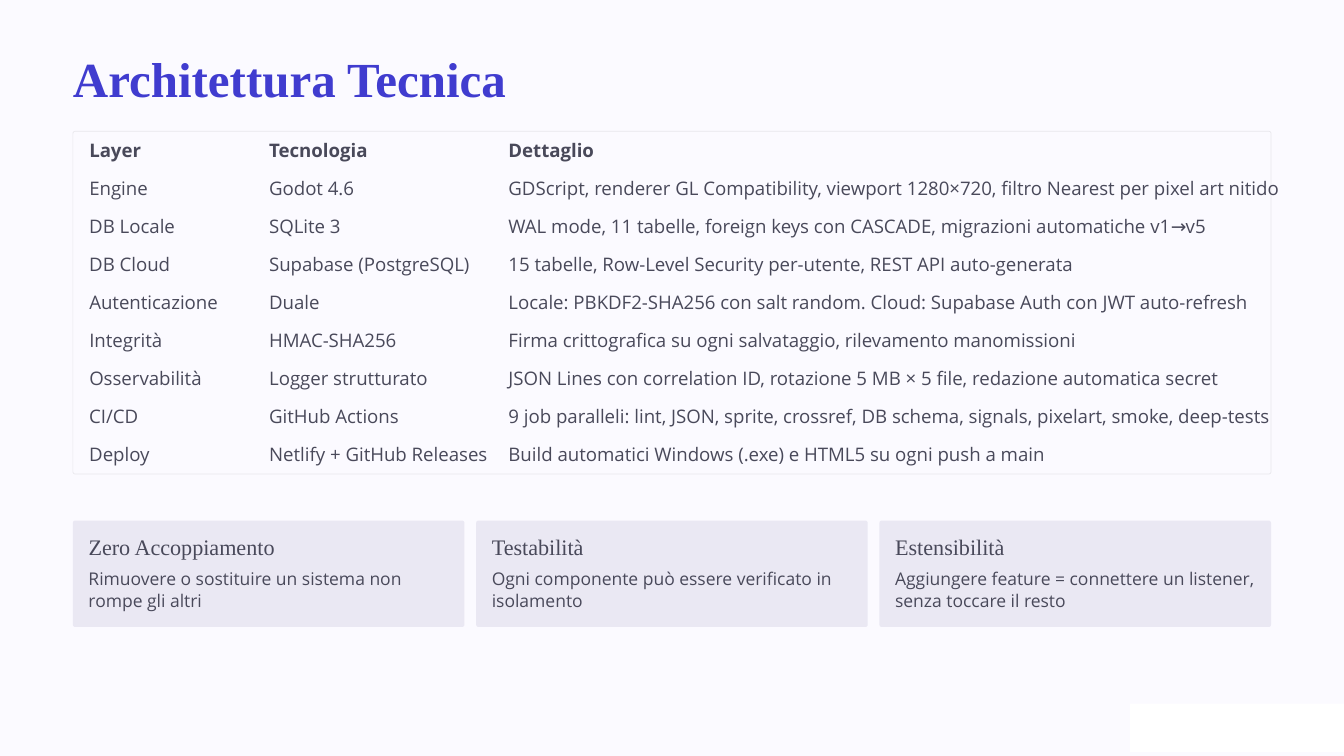
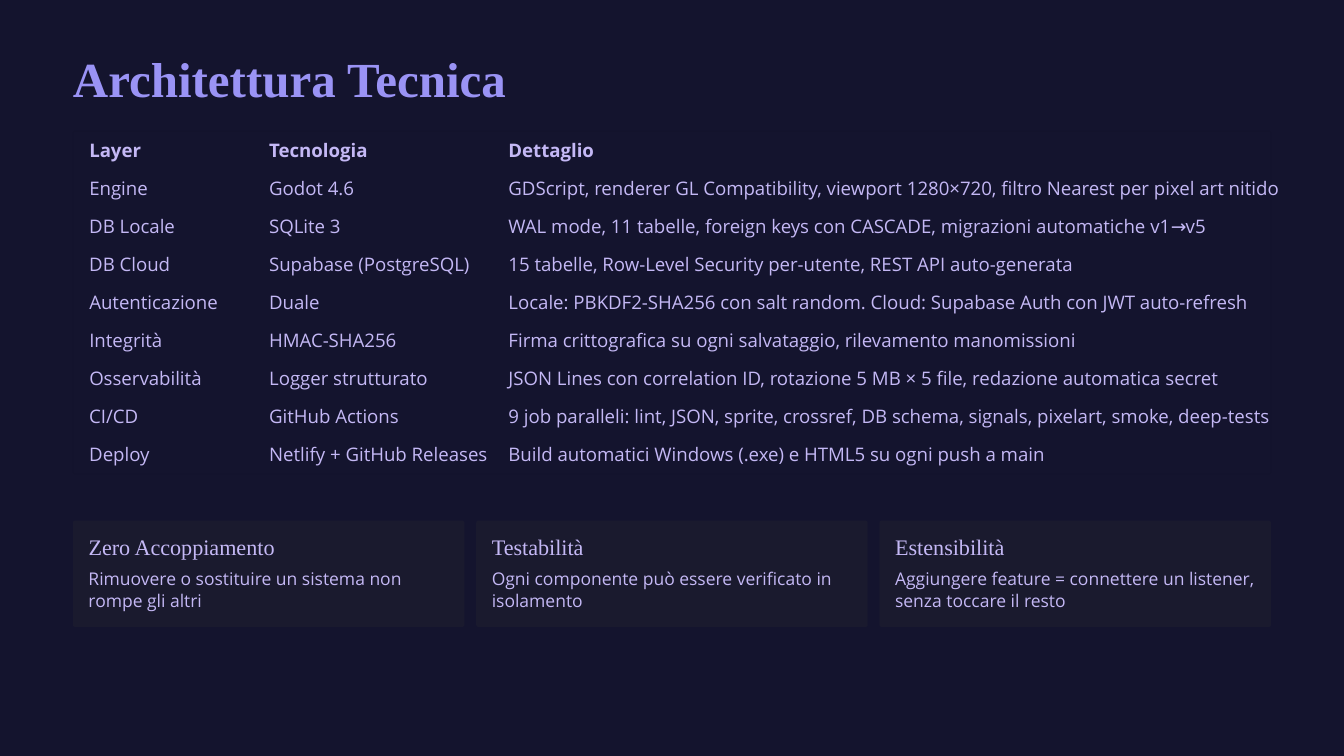
Before and after one commit to renanaugustomacena-ux/Projectwork-IFTS-Private, a slide deck: slide 8 of finale.pptx (slide 7 before the commit). Drawn at 1344x756 pixels with LibreOffice and Linux fonts; fonts in the diff are those of the drawing; background and template pictures are left out. Boxes give left, top, right and bottom in pixels: in the first picture for what was removed or moved away, otherwise in the second. Text is boxed around its words. In the diff, an @@ line names an element or a change of style, - is before the commit and + after.

```diff
--- a/finale.pptx
+++ b/finale.pptx
@@ background #000000 to #0B0B14 @@
@@ rectangle at [0, 0, 1344, 756]: fill #FBFAFF to #14142E @@
@@ text "Architettura Tecnica" at [73, 63, 506, 98]: text colour #403CCF to #9A93F5 @@
@@ rounded rectangle at [73, 131, 1271, 474]: outline #000000 0.6 pt to #0B0B14 0.6 pt @@
@@ fill #EAE8F3 to #1A1A2E in 3 elements at [73, 521, 465, 627], [476, 521, 868, 627], [879, 521, 1271, 627] @@
@@ text colour #49495A to #C4B8F5 in 33 elements at [89, 143, 141, 162], [269, 143, 367, 162], [508, 143, 594, 162], [89, 181, 148, 200], [269, 181, 354, 195], [508, 180, 1279, 200], [89, 219, 175, 233], [269, 219, 341, 236], [508, 218, 1206, 238], [89, 257, 170, 271], [269, 257, 469, 276], [508, 257, 1073, 276], [89, 295, 218, 309], [269, 295, 319, 309], [508, 294, 1248, 314], [89, 332, 162, 352], [269, 333, 396, 347], [508, 332, 1075, 352], [89, 370, 201, 385], [269, 371, 427, 390], [508, 370, 1217, 389], [89, 409, 138, 423], [269, 409, 398, 423], [508, 408, 1269, 428], [89, 447, 149, 466], [269, 446, 488, 466], [508, 447, 1045, 466], [89, 540, 275, 560], [88, 572, 402, 611], [492, 539, 584, 555], [492, 571, 832, 607], [895, 539, 1004, 555], [895, 571, 1254, 607] @@
@@ rectangle at [1130, 704, 1344, 753]: fill #FFFFFF to #14142E @@
```
Also in this commit, not shown: 9 other slides changed, 1 slide added, 1 other file.
